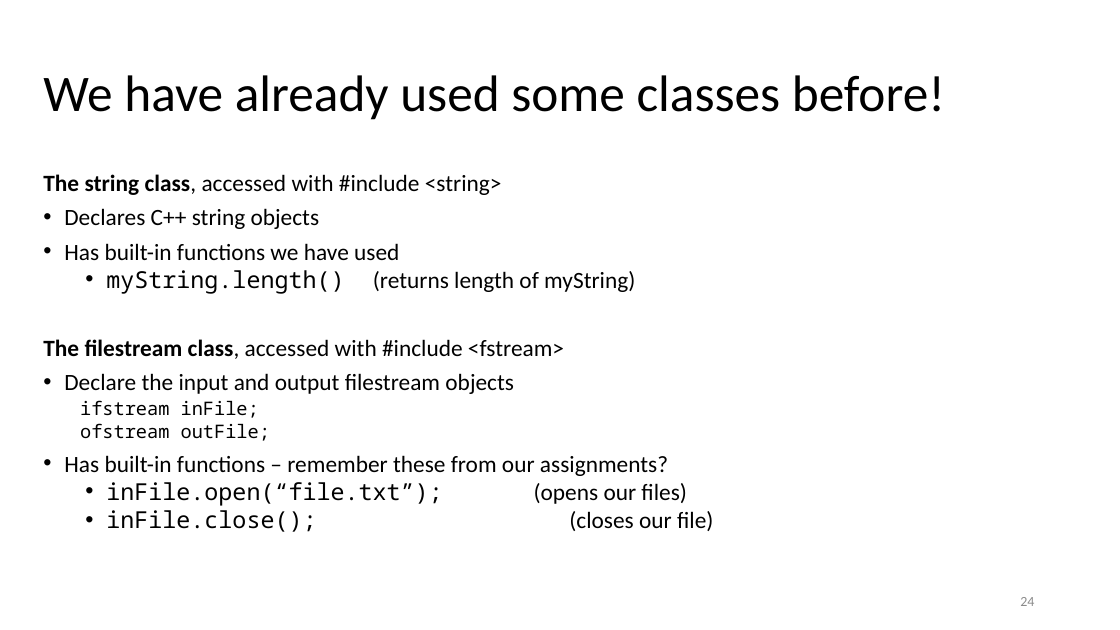
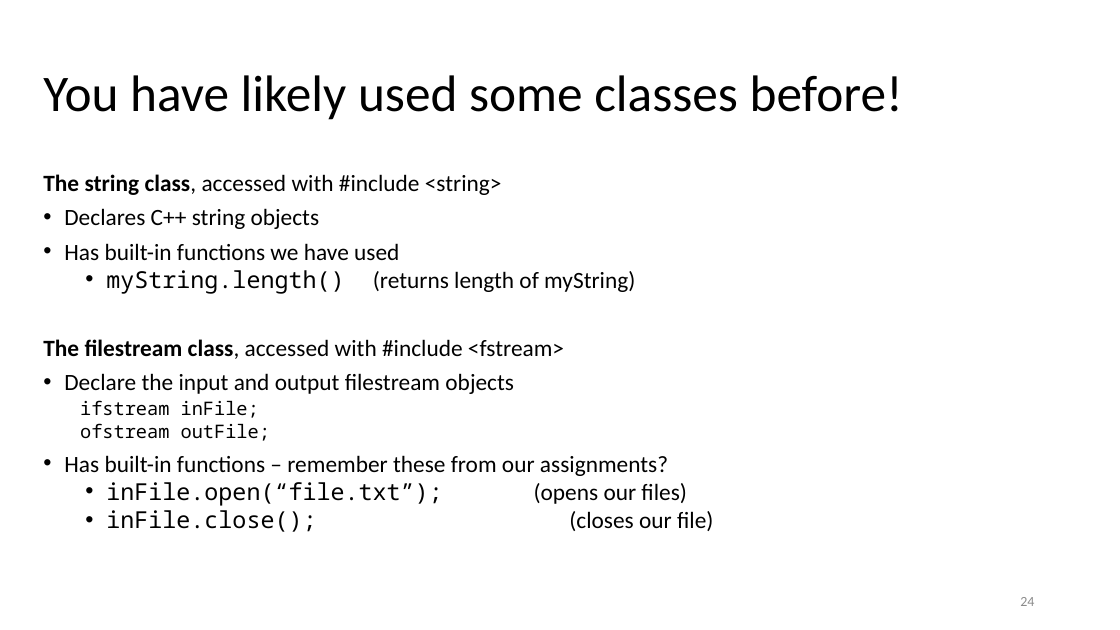
Before and after one commit to JimmyKePeng/Bootcamp-Repository, a slide deck: slide 24 of - Slides/CS301_Bootcamp_Classes_and_Structs.pptx. Drawn at 1120x630 pixels with LibreOffice and Linux fonts; fonts in the diff are those of the drawing. Boxes give left, top, right and bottom in pixels: in the first picture for what was removed or moved away, otherwise in the second. Text is boxed around its words. In the diff, an @@ line names an element or a change of style, - is before the commit and + after.

```diff
--- a/- Slides/CS301_Bootcamp_Classes_and_Structs.pptx
+++ b/- Slides/CS301_Bootcamp_Classes_and_Structs.pptx
@@ title at [43,75,903,120]: text changed @@
-We have already used some classes before!
+You have likely used some classes before!
```
Also in this commit, not shown: 12 other slides changed, 4 other files.
